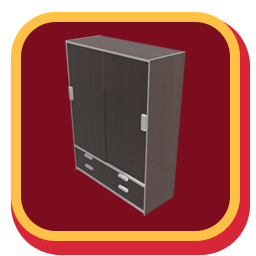
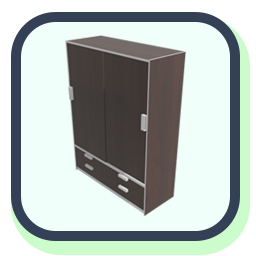
Two versions of the same layered image (w=256, h=256). Layer-by-layer changes:
painted on "Rounded Rectangle 2" over left=11, top=12, right=240, bottom=241
